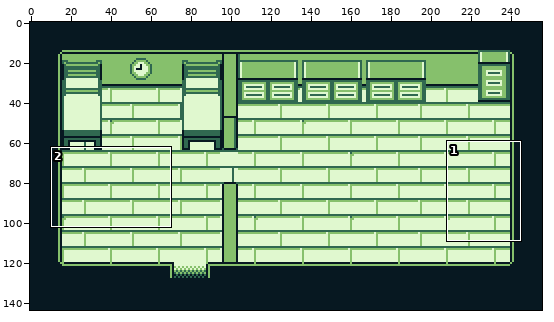
Sprite sheet -- assets/backgrounds/sister.png. The first picture is a wide view before the edit; the outline marks the close-up.
Close-up. First the earlier version:
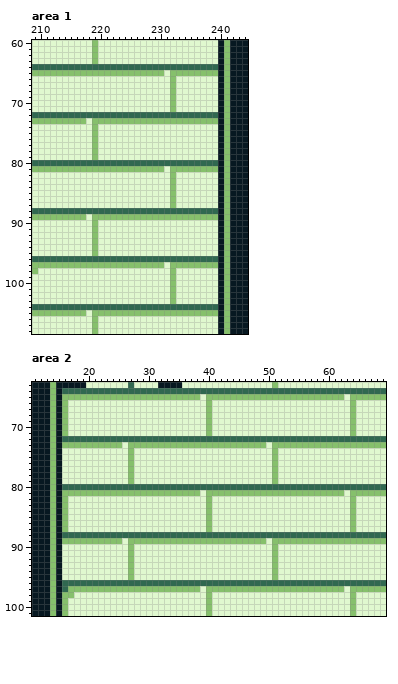
The file is 256x144 pixels. Shown: area 1: x 209..244, y 60..108; area 2: x 11..69, y 63..101.
New version:
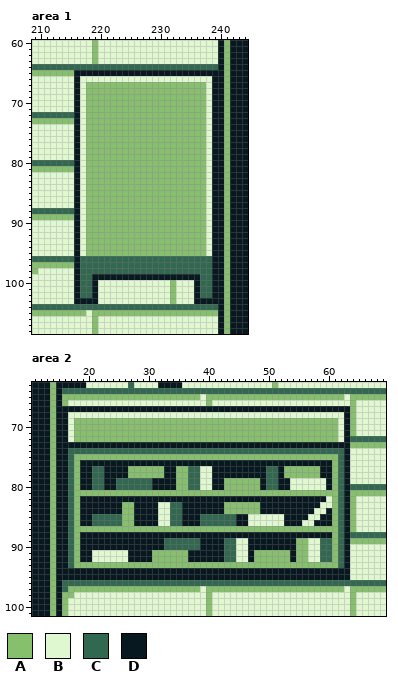
Palette (. is transparent): A #86c06c  B #e0f8cf  C #306850  D #071821
From old to new:
Changed rows in their new state; - is an unchanged pixel.
Area 1:
first column x 216:
 65 DDDDDDDDDDDDDDDDDDDDDDDD
 66 D---------------B------D
 67 D-AAAAAAAAAAAAAA-AAAAA-D
 68 D-AAAAAAAAAAAAAA-AAAAA-D
 69 D-AAAAAAAAAAAAAA-AAAAA-D
 70 D-AAAAAAAAAAAAAA-AAAAA-D
 71 D-AAAAAAAAAAAAAA-AAAAA-D
 72 DBAAAAAAAAAAAAAAAAAAAABD
 73 DBA-------------------BD
 74 D-A-AAAAAAAAAAAAAAAAAA-D
 75 D-A-AAAAAAAAAAAAAAAAAA-D
 76 D-A-AAAAAAAAAAAAAAAAAA-D
 77 D-A-AAAAAAAAAAAAAAAAAA-D
 78 D-A-AAAAAAAAAAAAAAAAAA-D
 79 D-A-AAAAAAAAAAAAAAAAAA-D
 80 DBAAAAAAAAAAAAAAAAAAAABD
 81 DB-------------A------BD
 82 D-AAAAAAAAAAAAAA-AAAAA-D
 83 D-AAAAAAAAAAAAAA-AAAAA-D
 84 D-AAAAAAAAAAAAAA-AAAAA-D
 85 D-AAAAAAAAAAAAAA-AAAAA-D
 86 D-AAAAAAAAAAAAAA-AAAAA-D
 87 D-AAAAAAAAAAAAAA-AAAAA-D
 88 DBAAAAAAAAAAAAAAAAAAAABD
 89 DBA-------------------BD
 90 D-A-AAAAAAAAAAAAAAAAAA-D
 91 D-A-AAAAAAAAAAAAAAAAAA-D
 92 D-A-AAAAAAAAAAAAAAAAAA-D
 93 D-A-AAAAAAAAAAAAAAAAAA-D
 94 D-A-AAAAAAAAAAAAAAAAAA-D
 95 D-A-AAAAAAAAAAAAAAAAAA-D
 96 D----------------------D
 97 DCCCCCCCCCCCCCCCCCCCCCCD
 98 DCCCCCCCCCCCCCCCCCCCCCCD
 99 DCCDDDDDDDDDDDDDDDDDDCCD
100 DCCD----------------DCCD
101 DCCD----------------DCCD
102 DCCD----------------DCCD
103 DDDD----------------DDDD
Area 2:
first column x 16:
 67 DDDDDDDDDDDDDDDDDDDDDDDDDDDDDDDDDDDDDDDDDDDDDDDD
 68 D-----------------------B----------------------D
 69 D-AAAAAAAAAAAAAAAAAAAAAA-AAAAAAAAAAAAAAAAAAAAA-D
 70 D-AAAAAAAAAAAAAAAAAAAAAA-AAAAAAAAAAAAAAAAAAAAA-D
 71 D-AAAAAAAAAAAAAAAAAAAAAA-AAAAAAAAAAAAAAAAAAAAA-D
 72 DBAAAAAAAAAAAAAAAAAAAAAAAAAAAAAAAAAAAAAAAAAAAABD
 73 DDDDDDDDDDDDDDDDDDDDDDDDDDDDDDDDDDDDDDDDDDDDDDDD
 74 DCCCCCCCCCCCCCCCCCCCCCCCCCCCCCCCCCCCCCCCCCCCCCCD
 75 DCAAAAAAAAA-AAAAAAAAAAAAAAAAAAAAAAA-AAAAAAAAAACD
 76 DCADDDDDDDDDDDDDDDDDDDDDDDDDDDDDDDDDDDDDDDDDDACD
 77 DCADDCCDDDD-AAAAADDAACC--DDDDDDDDDCCDAAAAAADDACD
 78 DCADDCCDDDD-AAAAADDAACC--DDDDDDDDDCCDAAAAAADDACD
 79 DCADDCCDDCCCCCCDDDDAACC--DDAAAAAADCCDD------DACD
 80 D-ADD--DD------DDDDAA--BBDDAAAAAAD--DDBBBBBBDA-D
 81 DC---------------------A----------------------CD
 82 DCADDDDDDDDDDDDDDDDDDDDDDDDDDDDDDDDDDDDDDDDD-ACD
 83 DCADDDDDDDAADDDD--CCDDDDDDDAAAAAADDDDDDDDDD--ACD
 84 DCADDDDDDDAADDDD--CCDDDDDDDAAAAAADDDDDDDDD--DACD
 85 DCADDCCCCCAADDDD--CCDDDCCCCCCDD------DDDD--DDACD
 86 DCADDCCCCCAADDDD--CCDDDCCCCCCDD------DDD--DDDACD
 87 DCAAAAAAAAAAAAAAAAAAAAAA-AAAAAAAAAAAAAAAAAAAAACD
 88 D-ADDDDDDDDDDDDDDDDDDDDDDDDDDDDDDDDDDDDDDDDDDA-D
 89 DC-DDDDDDDDDDDDDDCCCCCCDDDDCCBBDDDDDDDD--BBCC-CD
 90 DCADDDDDDDDDDDDDDCCCCCCDDDDCC--DDDDDDDDAA--CCACD
 91 DCADD------DDDDAAAAAADDDDDDCC--DAAA-AADAA--CCACD
 92 DCADD------DDDDAAAAAADDDDDDCC--DAAA-AADAA--CCACD
 93 DCAAAAAAAAA-AAAAAAAAAAAAAAAAAAAAAAA-AAAAAAAAAACD
 94 DDDDDDDDDDDDDDDDDDDDDDDDDDDDDDDDDDDDDDDDDDDDDDDD
 95 DDDDDDDDDDDDDDDDDDDDDDDDDDDDDDDDDDDDDDDDDDDDDDDD
Pixel boxes of the changes (left, top, right, bottom) in both close-ups:
changed: (74, 70, 218, 304)
changed: (62, 406, 350, 580)
